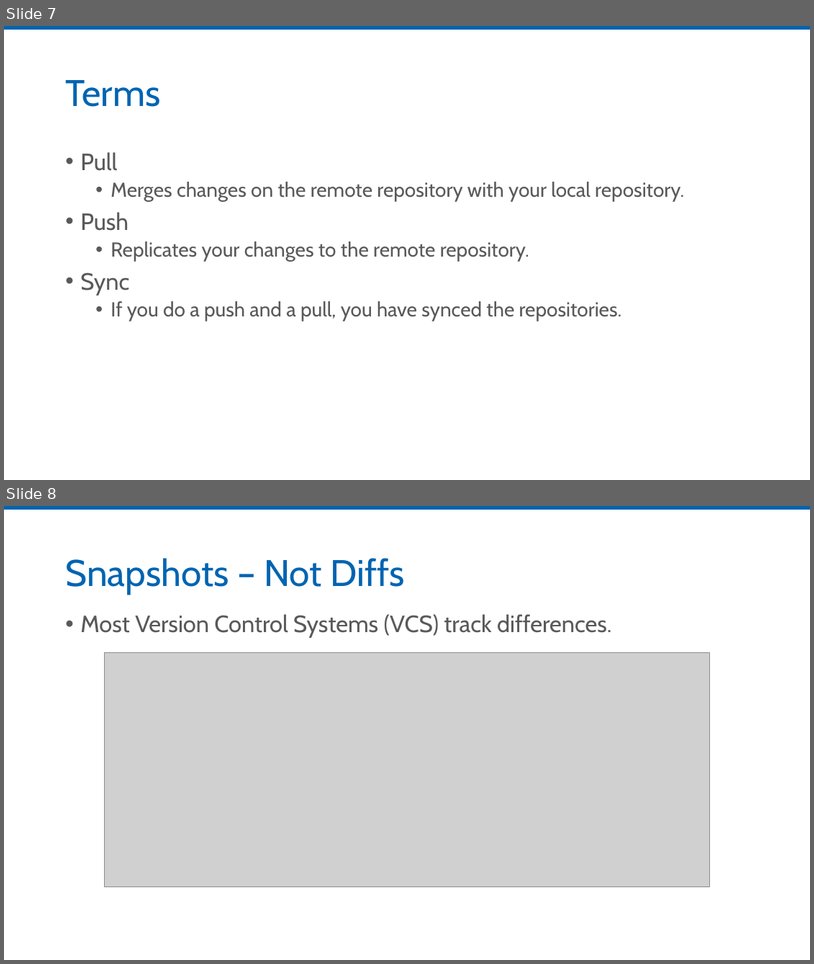
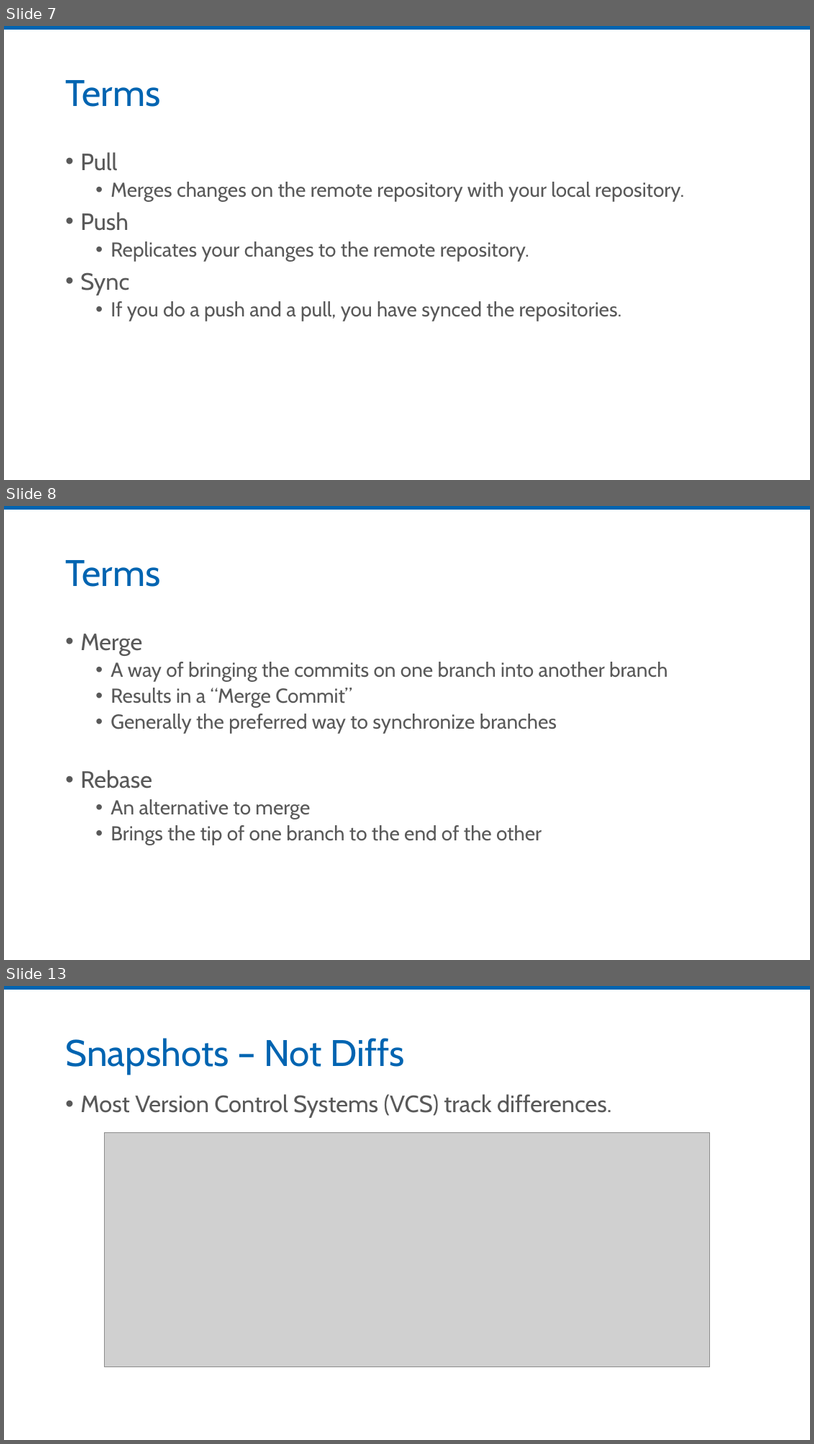
Before and after one commit to jmreynolds/Git-For-Normal-Developers, a slide deck: Slides/Git for the Normal Developer.pptx. Shown one above the other, each under a label of ours: slides 7 and 8 before the commit, slides 7, 8 and 13 after it; the slides between them are not shown. The pictures are 814x964 and 814x1444 pixels, drawn with LibreOffice and Linux fonts; fonts in the diff are those of the drawing; grey boxes stand for pictures. Boxes give left, top, right and bottom in pixels: in the first picture for what was removed or moved away, otherwise in the second. Text is boxed around its words. In the diff, an @@ line names an element or a change of style, - is before the commit and + after.

Commit message:
added merge, rebase information

```diff
--- a/Slides/Git for the Normal Developer.pptx
+++ b/Slides/Git for the Normal Developer.pptx
@@ slide 8 added at (4,506,810,960), background #FFFFFF; not listed: 1 template element that a slide beside it also shows @@
@@ title added at (65,560,160,587), 44 pt, text #0064B1 @@
+Terms
@@ text added at (80,633,668,844), 24 pt, text #595959 @@
+• Merge
+  • A way of bringing the commits on one branch into another branch
+  • Results in a “Merge Commit”
+  • Generally the preferred way to synchronize branches
+• Rebase
+  • An alternative to merge
+  • Brings the tip of one branch to the end of the other
@@ what was slide 8 is now slide 13 @@
```
Also in this commit, not shown: 6 slides changed, 4 other slides added, 3 other files.
